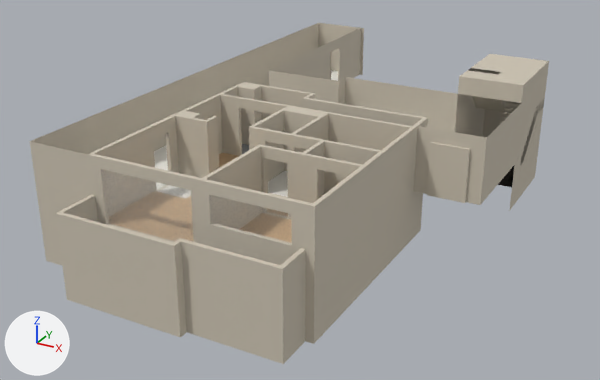
The FBX model Assets/Models/Apt.fbx: old version first, new version second.
The view is the same before and after, from a 50 mm lens placed at (13.6, -22.3, 12.1), pointed at (-1.1, 4.3, -1.2). The axes (+X, +Y, +Z) are drawn at lower left. The lights are the same throughout. The older version comes first. Where no turn or scale is listed for an object, it has been applied to the vertices. Vertices at exactly the same position are counted once.

Names of what the first picture shows: 'Main' and 3 more.
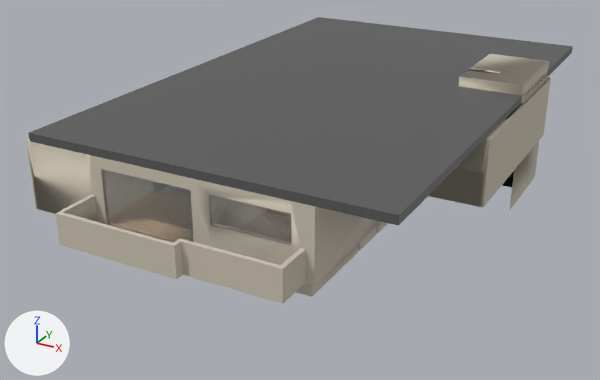
Where the newer file only moved an object's origin or applied its transform, the numbers keep the older frame.

Location of each change, [x1, y1, x2, y2] in pixels of the pictures (600 x 380 px):
```json
{"object": "Main", "change": "reshaped", "before": [30, 23, 549, 364], "after": [26, 54, 551, 304]}
{"object": "Roof", "change": "added", "after": [29, 17, 573, 226]}
{"part": 1, "of": "me_plane", "change": "cut back", "before": [39, 191, 423, 364], "after": [26, 62, 551, 297]}
{"part": 2, "of": "me_plane", "change": "recoloured", "before": [152, 38, 521, 205]}
```

Scene script edits in JSON lines:
```json
{"op": "add", "block": "mat_hallwaymat", "code": ["mat_hallwaymat = principled_material('HallwayMat')", "mat_hallwaymat.base_color = (0.318, 0.296, 0.286)  # grey #999492"]}
{"op": "add", "block": "mat_roofmaterial", "code": ["mat_roofmaterial = principled_material('RoofMaterial')", "mat_roofmaterial.base_color = (0.101, 0.101, 0.101)  # dark grey #595959"]}
{"block": "me_plane", "where": "# used by ob_main; location = (0.0, 0.0, 0.0)"}
{"op": "remove", "block": "me_plane", "code": "me_plane.from_pydata(...)  # 435 vertices, 314 faces; spans x -6.8..6.4, y -5.5..16.8, z -2.0..3.2"}
{"op": "add", "block": "me_plane", "code": "me_plane.from_pydata(...)  # 557 vertices, 515 faces; spans x -7.0..6.5, y -5.5..16.8, z -2.0..3.2"}
{"block": "me_plane", "change": "me_plane part 1: 1 vertex moved from x -6.8, y -3.9, z -2.0 to x -7.0, y -3.9, z 0.0; 23 vertices removed from x -6.8..3.9, y -5.5..5.5, z -2.0..0.0; 145 vertices added at x -7.0..6.5, y -3.9..16.8, z -0.5..2.5"}
{"block": "me_plane", "change": "me_plane part 2: 29 faces spanning x -6.8..6.4, y -3.7..14.2, z -2.0..2.5 switch from mat_material_001 (pale yellow #cdc4b3) to mat_hallwaymat (grey #999492)"}
{"op": "add", "block": "me_plane_001", "code": ["me_plane_001 = bpy.data.meshes.new('Plane.001')", "me_plane_001.from_pydata(...)  # a box spanning x -6.8..6.4, y -7.5..13.2, z 0.0..0.3", "me_plane_001.materials.append(mat_roofmaterial)  # dark grey #595959"]}
{"op": "add", "block": "ob_roof", "code": ["ob_roof = bpy.data.objects.new('Roof', me_plane_001)", "ob_roof.location = (0.0, 3.64, 2.5)"]}
```
